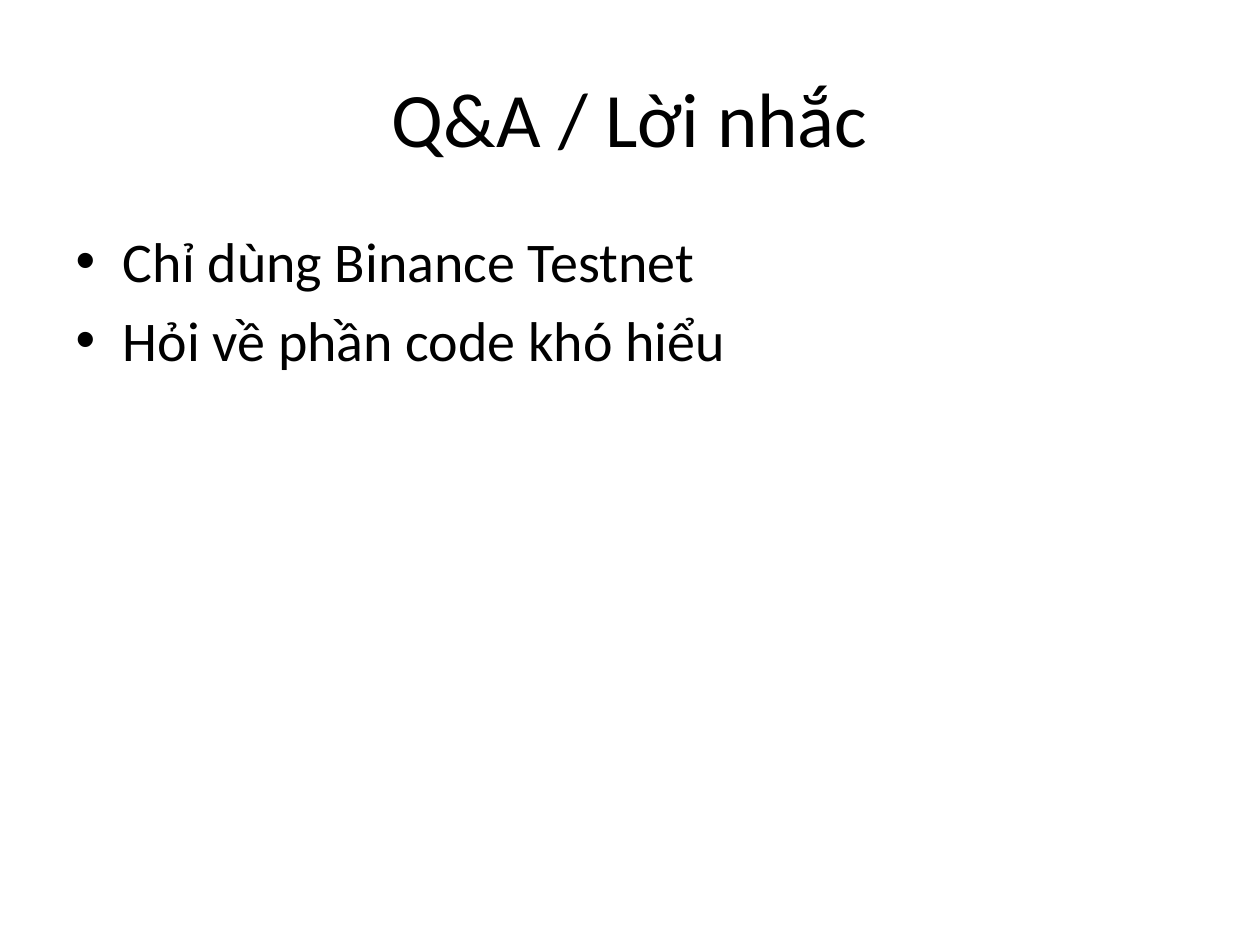
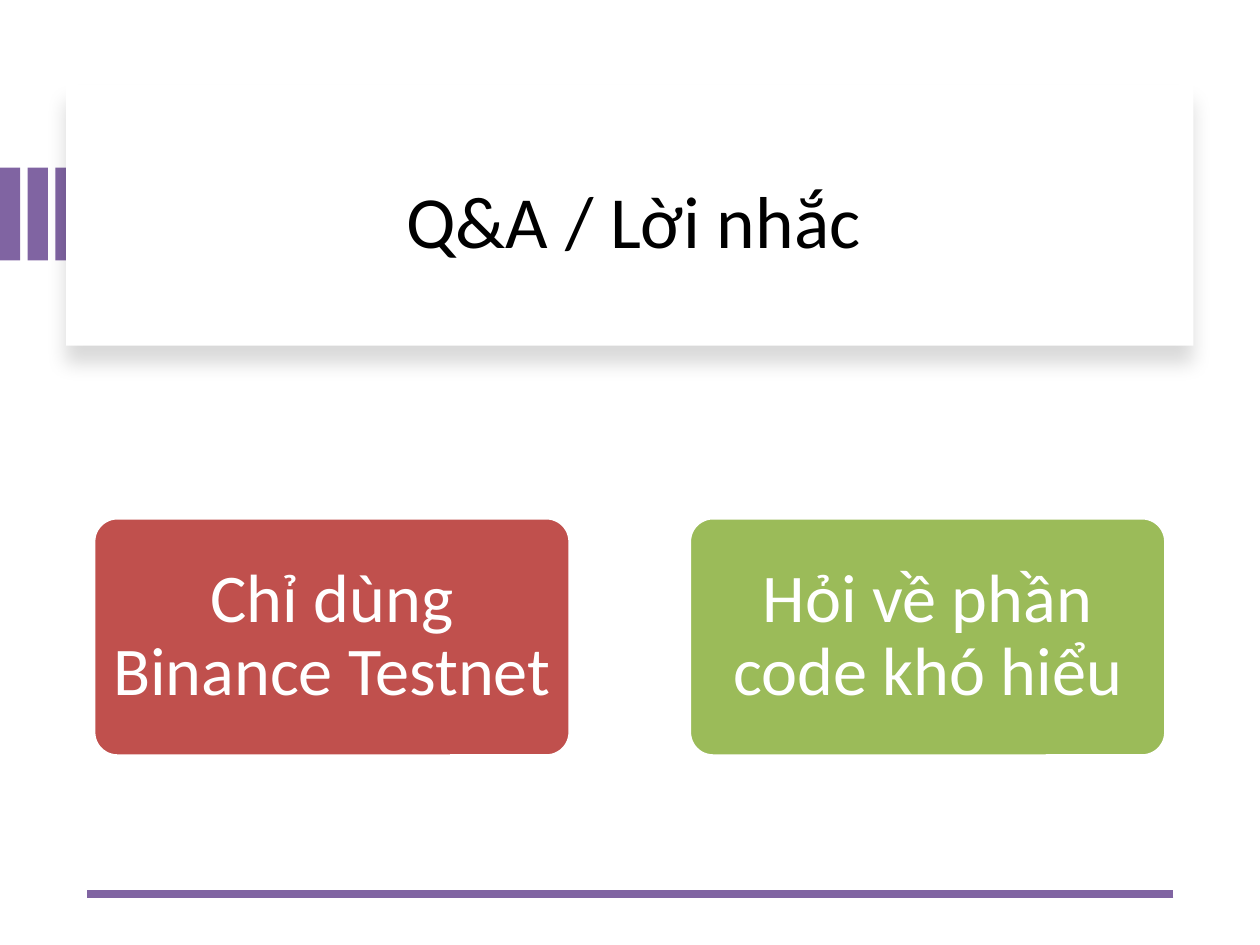
Before and after one commit to j4ngler/Bot_Trading, a slide deck: slide 11 of Buoi2_TradingBot_Slides.pptx (slide 12 before the commit). Drawn at 1260x945 pixels with LibreOffice and Linux fonts; fonts in the diff are those of the drawing. Boxes give left, top, right and bottom in pixels: in the first picture for what was removed or moved away, otherwise in the second. Text is boxed around its words. In the diff, an @@ line names an element or a change of style, - is before the commit and + after.

```diff
--- a/Buoi2_TradingBot_Slides.pptx
+++ b/Buoi2_TradingBot_Slides.pptx
@@ rectangle added at <box>66,84,1193,345</box>, fill #FFFFFF @@
@@ title "Q&A / Lời nhắc": place and size @@
-title "Q&A / Lời nhắc" at <box>392,85,867,158</box>
+title "Q&A / Lời nhắc" at <box>406,189,860,258</box>
@@ title "Q&A / Lời nhắc" at <box>406,189,860,258</box>: size 44 to 42 pt @@
@@ rectangle added at <box>0,168,20,261</box>, fill #8064A2 @@
@@ rectangle added at <box>28,168,48,261</box>, fill #8064A2 @@
@@ rectangle added at <box>55,168,76,261</box>, fill #8064A2 @@
@@ text removed at <box>123,243,724,370</box> @@
-• Chỉ dùng Binance Testnet
-• Hỏi về phần code khó hiểu
@@ group added at <box>93,518,1166,756</box>: 2 rounded rectangles, 2 texts @@
+Chỉ dùng Binance Testnet
+Hỏi về phần code khó hiểu
@@ line added from (1173, 893) to (87, 893), #8064A2 4.5 pt @@
```
Also in this commit, not shown: 10 other slides changed, 1 slide removed, 10 other files.
